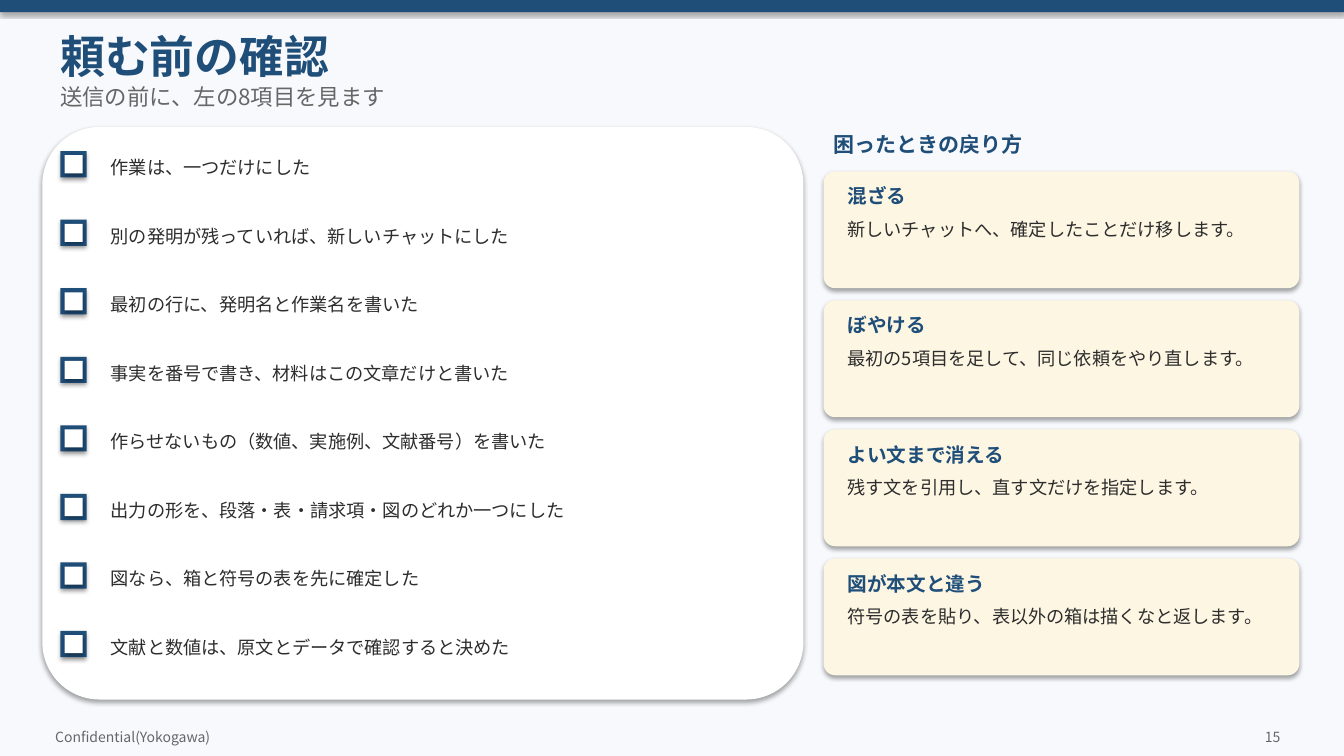
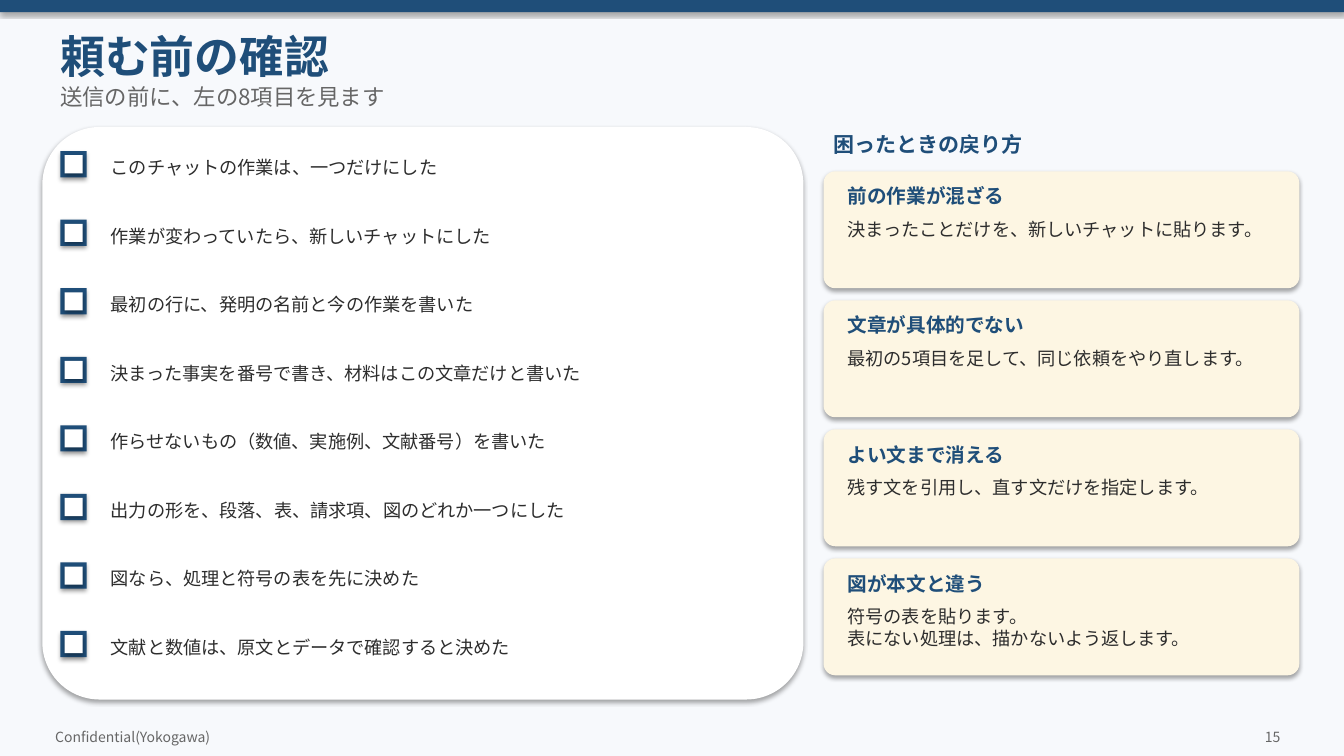
Before and after one commit to zhexingwang/ppt, a slide deck: slide 15 of decks/06_Copilot使いこなし/Copilot使いこなしのコツ.pptx. Drawn at 1344x756 pixels with LibreOffice and Linux fonts; fonts in the diff are those of the drawing. Boxes give left, top, right and bottom in pixels: in the first picture for what was removed or moved away, otherwise in the second. Text is boxed around its words. In the diff, an @@ line names an element or a change of style, - is before the commit and + after.

```diff
--- a/decks/06_Copilot使いこなし/Copilot使いこなしのコツ.pptx
+++ b/decks/06_Copilot使いこなし/Copilot使いこなしのコツ.pptx
@@ text at (111, 158, 438, 176): text changed @@
-作業は、一つだけにした
+このチャットの作業は、一つだけにした
@@ text at (848, 186, 1005, 205): text changed @@
-混ざる
+前の作業が混ざる
@@ text at (111, 227, 491, 245): text changed @@
-別の発明が残っていれば、新しいチャットにした
+作業が変わっていたら、新しいチャットにした
@@ text at (848, 220, 1263, 238): text changed @@
-新しいチャットへ、確定したことだけ移します。
+決まったことだけを、新しいチャットに貼ります。
@@ text at (111, 295, 474, 313): text changed @@
-最初の行に、発明名と作業名を書いた
+最初の行に、発明の名前と今の作業を書いた
@@ text at (848, 315, 1025, 334): text changed @@
-ぼやける
+文章が具体的でない
@@ text at (111, 364, 581, 382): text changed @@
-事実を番号で書き、材料はこの文章だけと書いた
+決まった事実を番号で書き、材料はこの文章だけと書いた
@@ text at (111, 501, 565, 519): text changed @@
-出力の形を、段落・表・請求項・図のどれか一つにした
+出力の形を、段落、表、請求項、図のどれか一つにした
@@ text at (111, 569, 420, 587): text changed @@
-図なら、箱と符号の表を先に確定した
+図なら、処理と符号の表を先に決めた
@@ text at (848, 607, 1191, 647): text changed @@
-符号の表を貼り、表以外の箱は描くなと返します。
+符号の表を貼ります。
+表にない処理は、描かないよう返します。
```
Also in this commit, not shown: 13 other slides changed, 19 other files.
